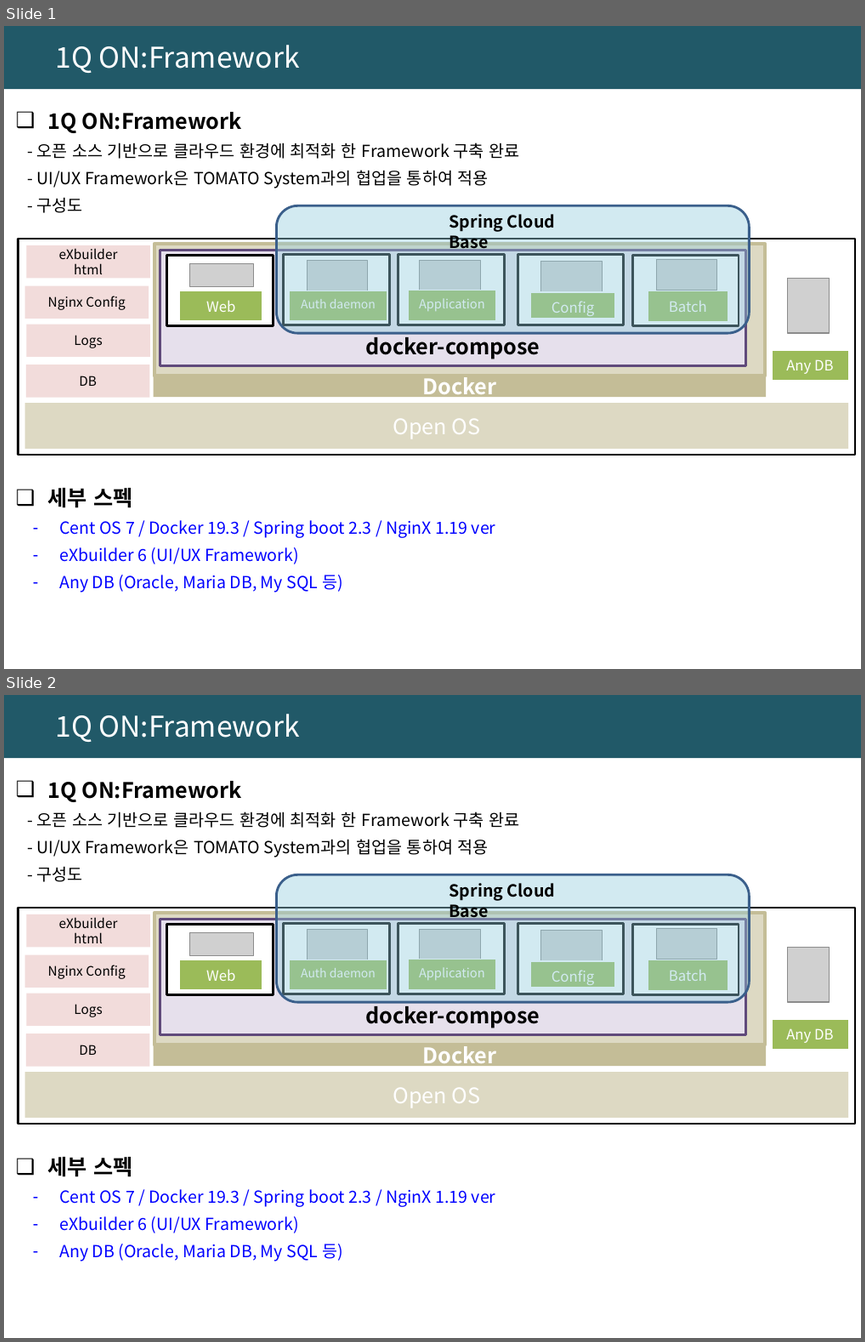
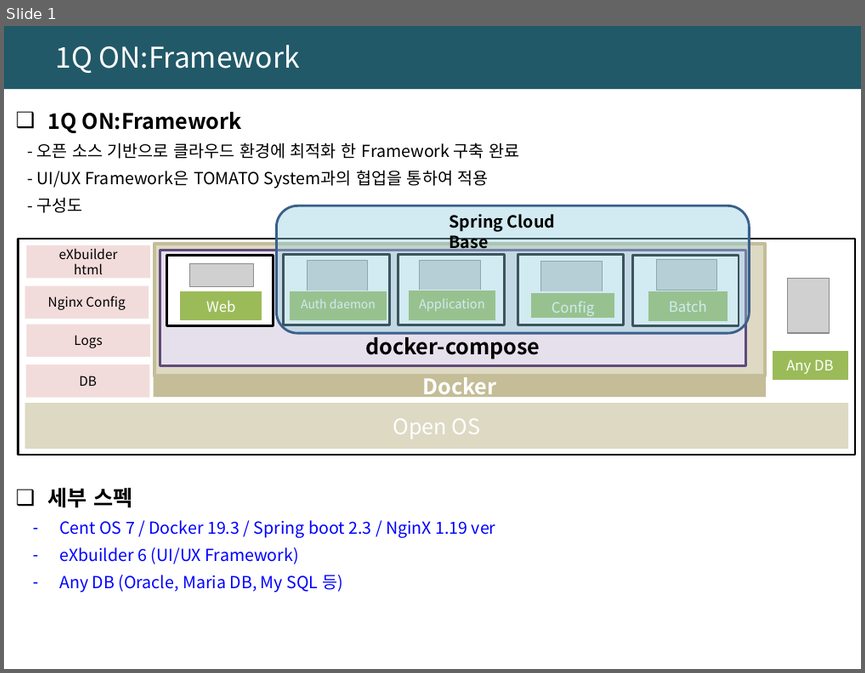
Before and after one commit to najavara/hello-world, a slide deck: 개발환경_1Q_ON_Framework.pptx. Shown one above the other, each under a label of ours: slides 1 and 2 before the commit, slide 1 after it. The pictures are 865x1342 and 865x673 pixels, drawn with LibreOffice and Linux fonts; fonts in the diff are those of the drawing; grey boxes stand for pictures. Boxes give left, top, right and bottom in pixels: in the first picture for what was removed or moved away, otherwise in the second. Text is boxed around its words. In the diff, an @@ line names an element or a change of style, - is before the commit and + after.

Commit message:
third commit

```diff
--- a/개발환경_1Q_ON_Framework.pptx
+++ b/개발환경_1Q_ON_Framework.pptx
@@ slide 2 removed at (4, 695, 861, 1338), background #FFFFFF @@
@@ rectangle removed at (4, 695, 861, 759) @@
@@ title removed at (55, 714, 300, 742) @@
-1Q ON:Framework
@@ text removed at (36, 781, 520, 882) @@
-❑ 1Q ON:Framework
-- 오픈 소스 기반으로 클라우드 환경에 최적화 한 Framework 구축 완료
-- UI/UX Framework은 TOMATO System과의 협업을 통하여 적용
-- 구성도
@@ rounded rectangle removed at (277, 875, 749, 1003) @@
@@ text removed at (449, 883, 555, 922) @@
-Spring Cloud Base
@@ rectangle removed at (18, 907, 855, 1123) @@
@@ rectangle removed at (26, 914, 149, 947) @@
-eXbuilder
-html
@@ rectangle removed at (154, 913, 765, 1044) @@
@@ rectangle removed at (160, 919, 745, 1034) @@
-docker-compose
@@ rectangle removed at (284, 924, 390, 994) @@
@@ rectangle removed at (398, 924, 505, 994) @@
@@ rectangle removed at (517, 924, 624, 994) @@
@@ rectangle removed at (167, 925, 273, 995) @@
@@ picture removed at (190, 932, 253, 955) @@
@@ picture removed at (307, 930, 367, 959) @@
@@ picture removed at (420, 930, 480, 959) @@
@@ picture removed at (541, 930, 602, 960) @@
@@ rectangle removed at (633, 925, 739, 995) @@
@@ picture removed at (656, 929, 717, 959) @@
@@ picture removed at (787, 947, 828, 1002) @@
@@ rectangle removed at (25, 954, 148, 987) @@
-Nginx Config
@@ table removed at (180, 959, 262, 990), 1 rows, 1 columns @@
-Web
@@ table removed at (290, 959, 388, 990), 1 rows, 1 columns @@
-Auth daemon
@@ table removed at (409, 959, 496, 989), 1 rows, 1 columns @@
-Application
@@ table removed at (531, 960, 615, 988), 1 rows, 1 columns @@
-Config
@@ table removed at (648, 959, 728, 990), 1 rows, 1 columns @@
-Batch
@@ rectangle removed at (26, 993, 149, 1026) @@
-Logs
@@ table removed at (772, 1019, 848, 1049), 1 rows, 1 columns @@
-Any DB
@@ rectangle removed at (26, 1033, 149, 1066) @@
-DB
@@ rectangle removed at (153, 1044, 766, 1066) @@
-Docker
@@ rectangle removed at (25, 1072, 849, 1117) @@
-Open OS
@@ text removed at (48, 1157, 496, 1261) @@
-❑ 세부 스펙
-– Cent OS 7 / Docker 19.3 / Spring boot 2.3 / NginX 1.19 ver
-– eXbuilder 6 (UI/UX Framework)
-– Any DB (Oracle, Maria DB, My SQL 등)
```
